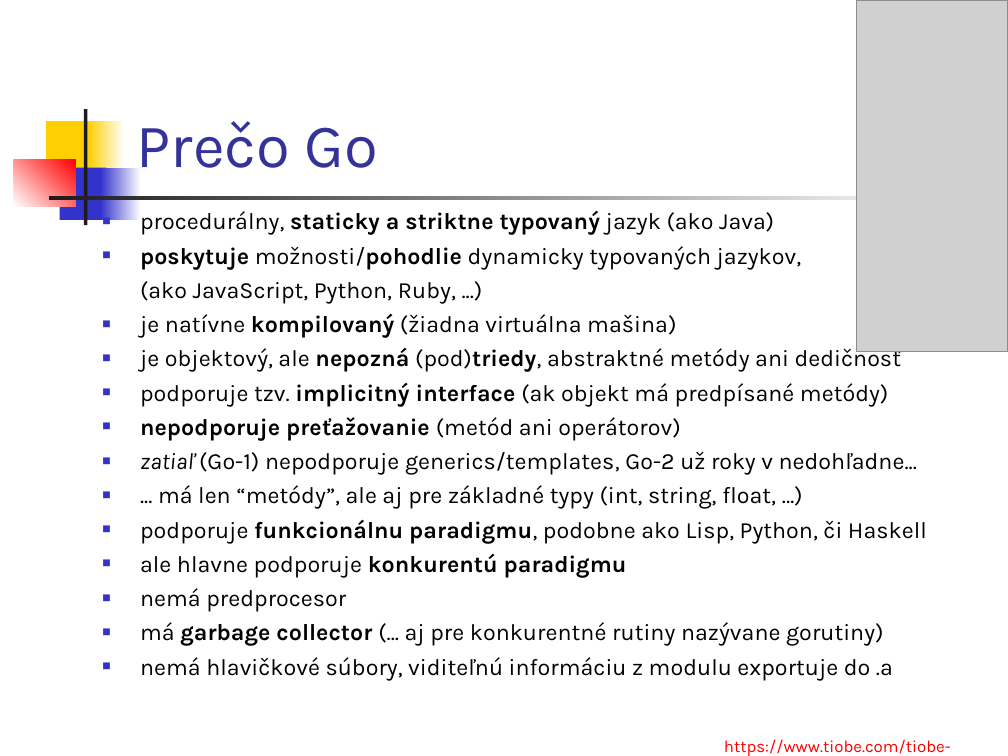
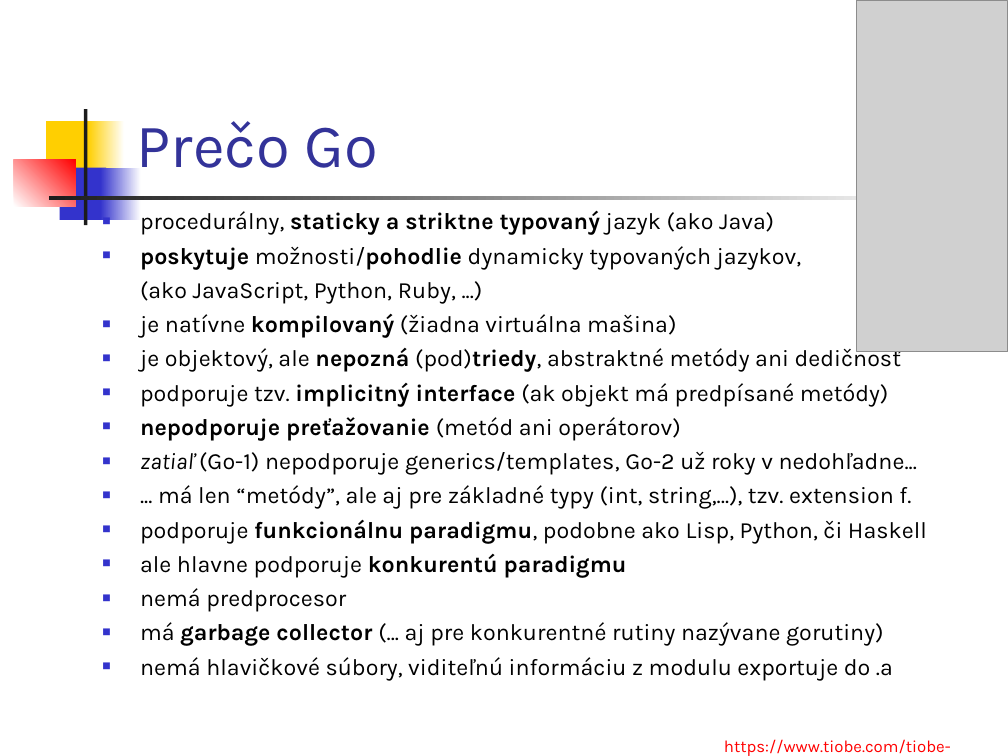
Before and after one commit to paradigmy/Prednasky, a slide deck: slide 3 of 02/go1.ppt. Drawn at 1008x756 pixels with LibreOffice and Linux fonts; fonts in the diff are those of the drawing; grey boxes stand for pictures. Boxes give left, top, right and bottom in pixels: in the first picture for what was removed or moved away, otherwise in the second. Text is boxed around its words. In the diff, an @@ line names an element or a change of style, - is before the commit and + after.

```diff
--- a/02/go1.ppt
+++ b/02/go1.ppt
@@ text at [158,485,911,509]: text changed @@
-■ ... má len “metódy”, ale aj pre základné typy (int, string, float, …)
+■ ... má len “metódy”, ale aj pre základné typy (int, string,…), tzv. extension f.
```
Also in this commit, not shown: 5 other slides changed, 1 other file.
